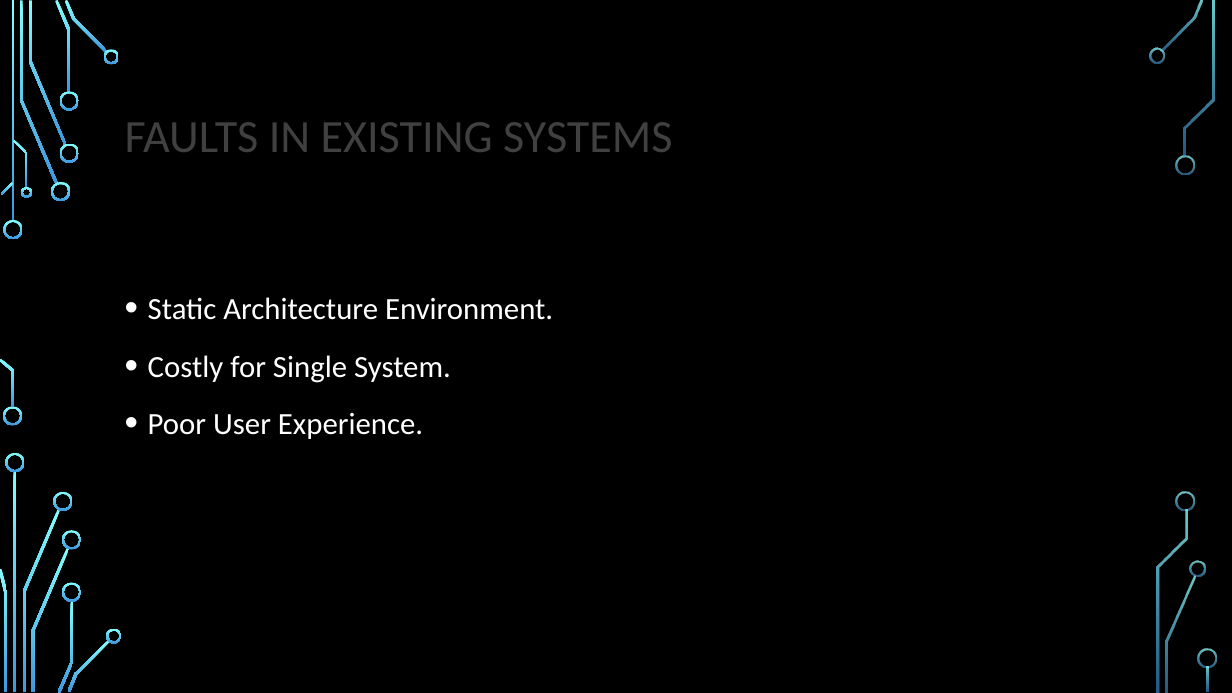
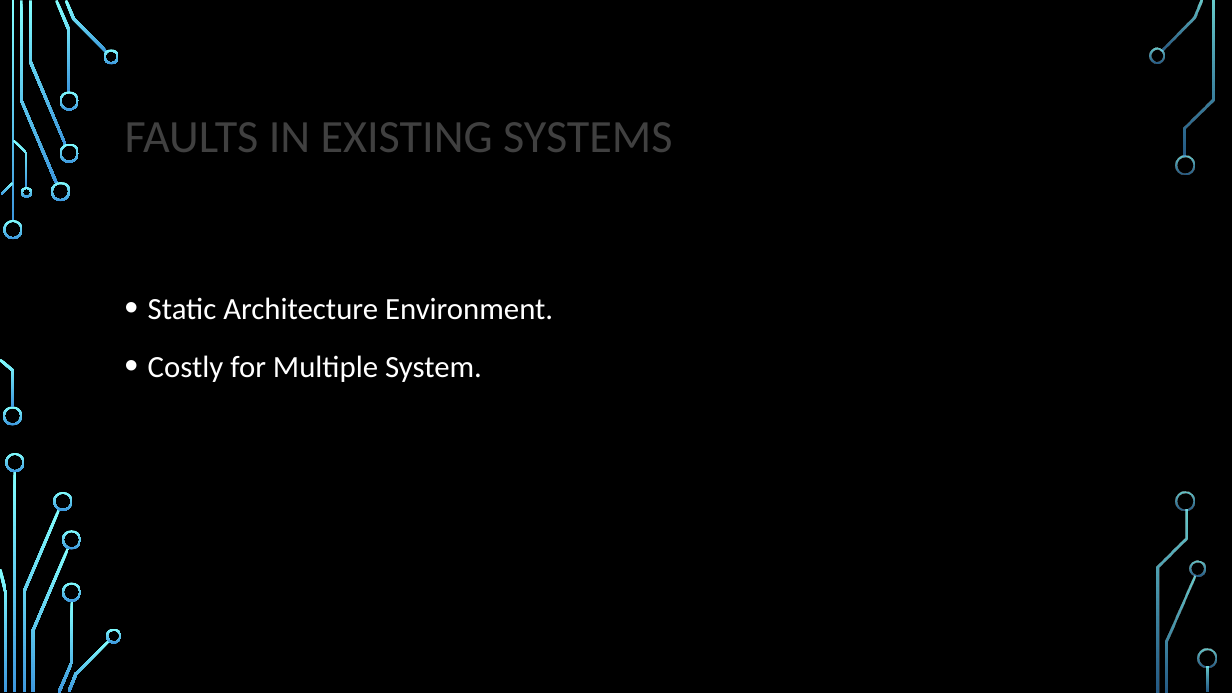
Before and after one commit to VIRTUALD3SIGN/VR, a slide deck: slide 7 of presentation_v02.pptx (slide 6 before the commit). Drawn at 1232x693 pixels with LibreOffice and Linux fonts; fonts in the diff are those of the drawing; background and template pictures are left out. Boxes give left, top, right and bottom in pixels: in the first picture for what was removed or moved away, otherwise in the second. Text is boxed around its words. In the diff, an @@ line names an element or a change of style, - is before the commit and + after.

```diff
--- a/presentation_v02.pptx
+++ b/presentation_v02.pptx
@@ text at bbox=[148, 355, 482, 382]: text changed @@
-• Costly for Single System.
-• Poor User Experience.
+• Costly for Multiple System.
```
Also in this commit, not shown: 2 other slides changed, 3 slides added, 2 other files.
